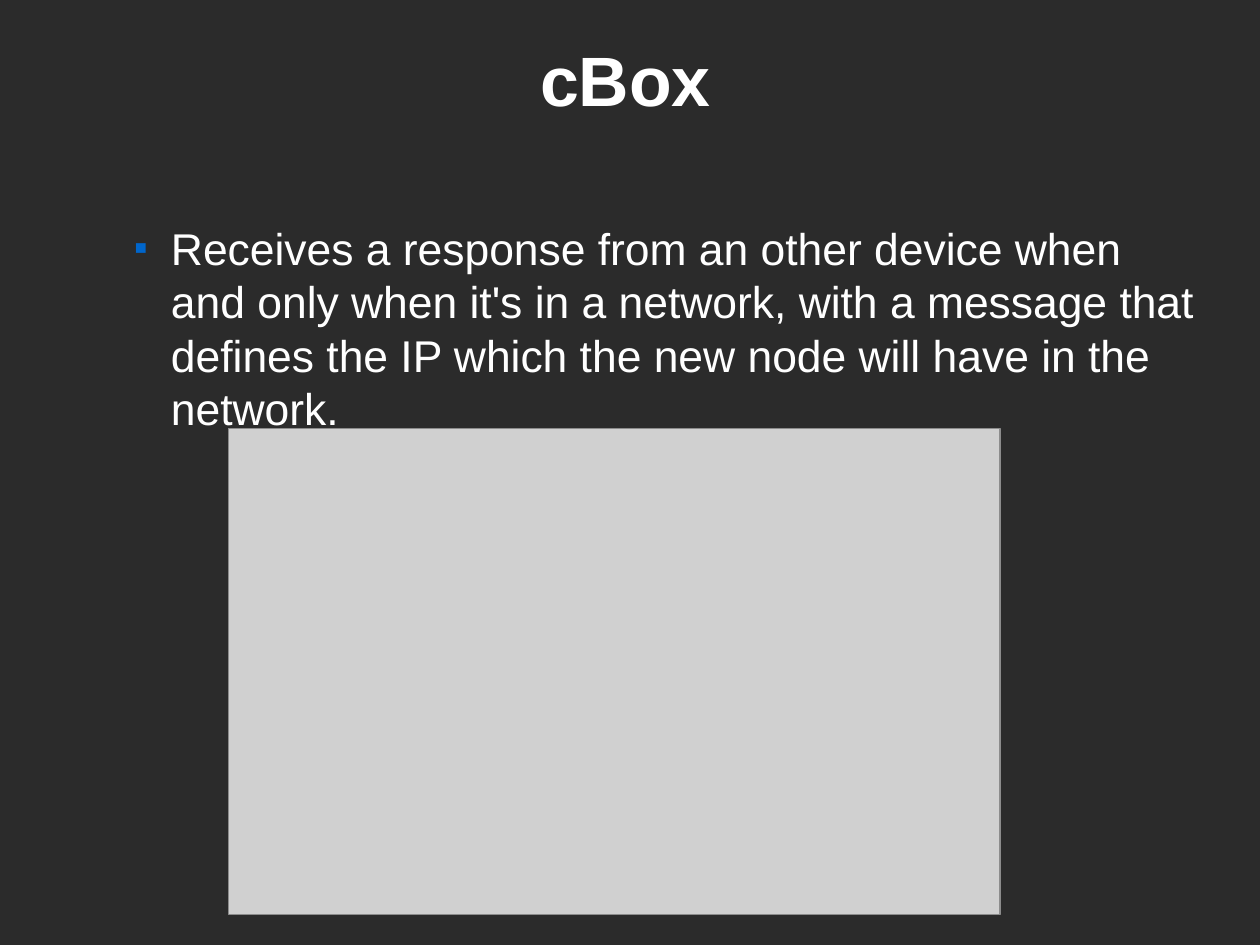
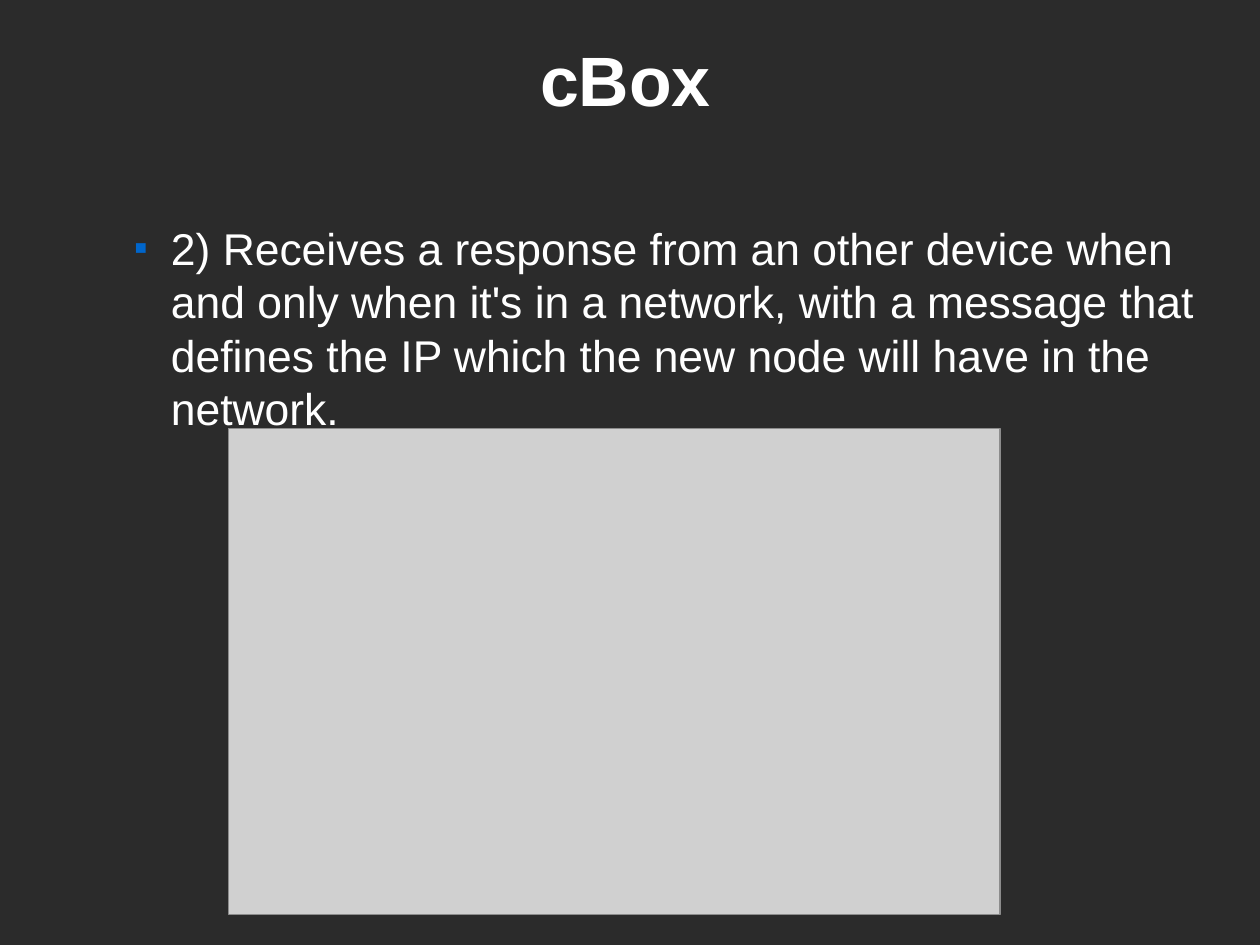
Before and after one commit to CEID-DS/cbox, a slide deck: slide 8 of doc/fosscomm/ZeroConf.odp. Drawn at 1260x945 pixels with LibreOffice and Linux fonts; fonts in the diff are those of the drawing; grey boxes stand for pictures; background and template pictures are left out; a plain dark background stands for a picture behind light text. Boxes give left, top, right and bottom in pixels: in the first picture for what was removed or moved away, otherwise in the second. Text is boxed around its words. In the diff, an @@ line names an element or a change of style, - is before the commit and + after.

```diff
--- a/doc/fosscomm/ZeroConf.odp
+++ b/doc/fosscomm/ZeroConf.odp
@@ text at (171,232,1194,434): text changed @@
-  ■ Receives a response from an other device when and only when it's in a network, with a message that defines the IP which the new node will have in the network.
+  ■ 2) Receives a response from an other device when and only when it's in a network, with a message that defines the IP which the new node will have in the network.
```
Also in this commit, not shown: 8 other slides changed, 2 other files.
